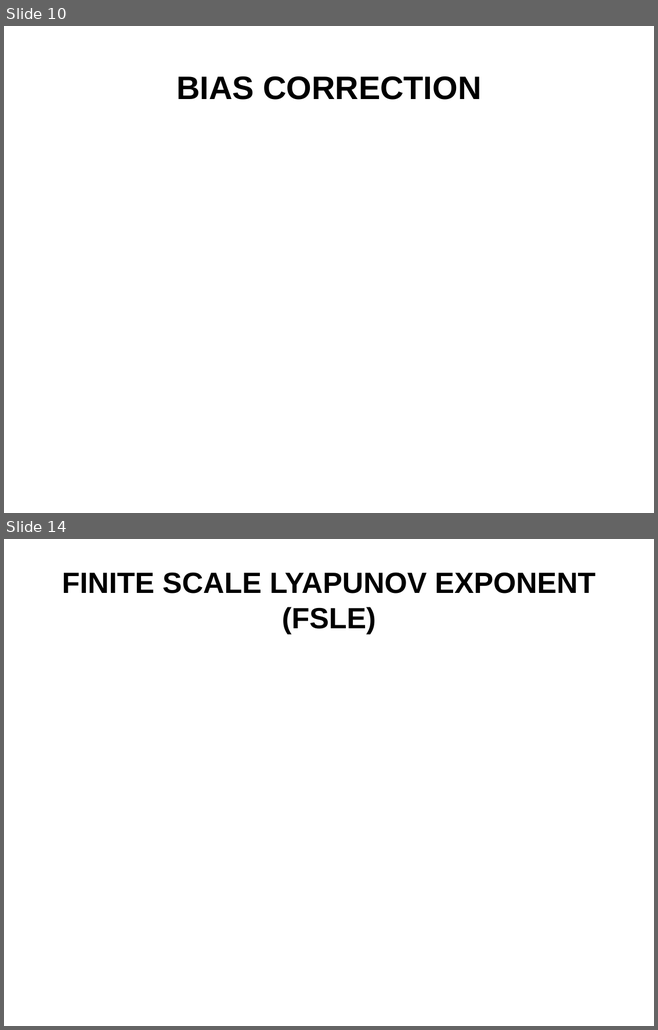
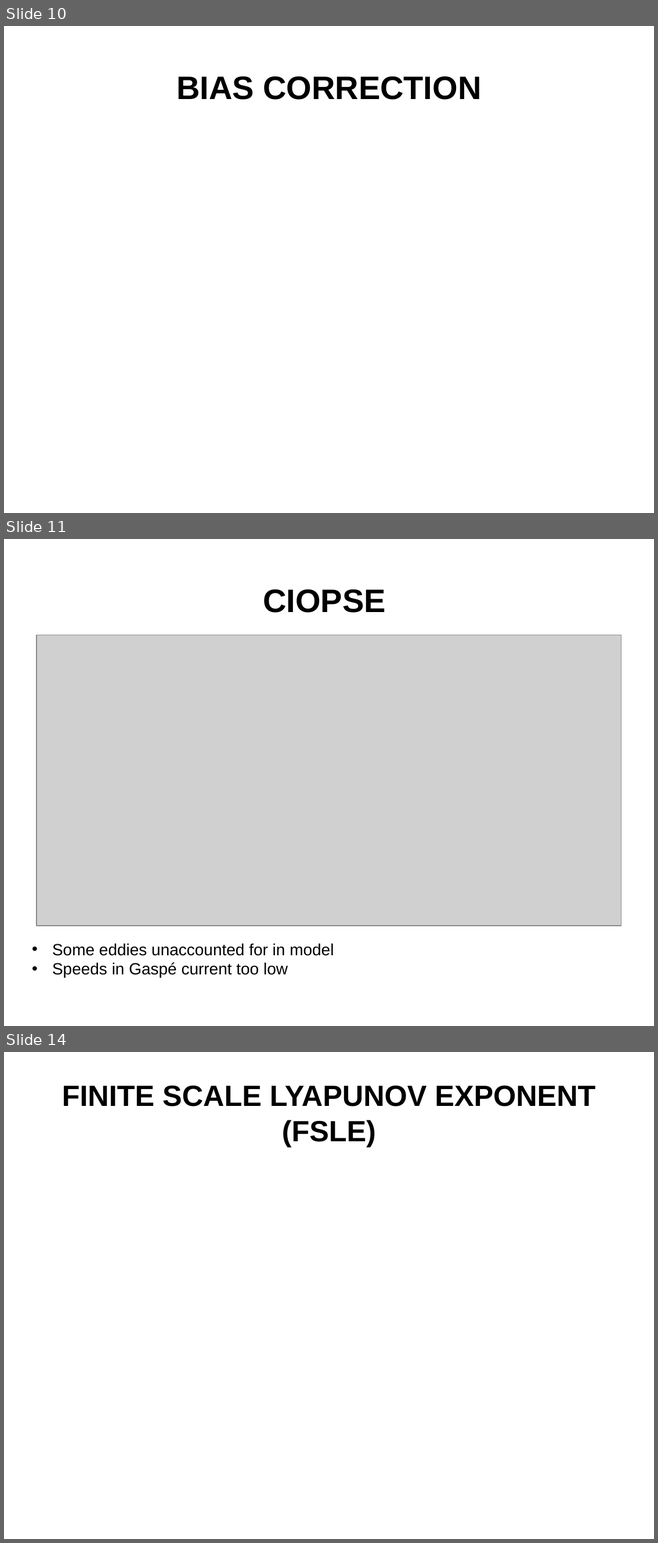
Before and after one commit to nsoontie/velocity-error, a slide deck: presentations/MOI-CONCEPTS-2021/Soontiens_Sutherland_drift_DFO-MOI.pptx. Shown one above the other, each under a label of ours: slides 10 and 14 before the commit, slides 10, 11 and 14 after it; the slides between them are not shown. The pictures are 658x1030 and 658x1543 pixels, drawn with LibreOffice and Linux fonts; fonts in the diff are those of the drawing; grey boxes stand for pictures; background and template pictures are left out. Boxes give left, top, right and bottom in pixels: in the first picture for what was removed or moved away, otherwise in the second. Text is boxed around its words. In the diff, an @@ line names an element or a change of style, - is before the commit and + after.

Commit message:
Added some text to map slides

```diff
--- a/presentations/MOI-CONCEPTS-2021/Soontiens_Sutherland_drift_DFO-MOI.pptx
+++ b/presentations/MOI-CONCEPTS-2021/Soontiens_Sutherland_drift_DFO-MOI.pptx
@@ slide 11 added at [4, 539, 654, 1026], background picture (left out) @@
@@ title added at [263, 589, 385, 613], 36 pt, text #000000, bold @@
+CIOPSE
@@ picture added at [36, 635, 621, 925] @@
@@ text added at [52, 943, 333, 977], 18 pt, text #000000 @@
+• Some eddies unaccounted for in model
+• Speeds in Gaspé current too low
```
Also in this commit, not shown: 1 slide changed, 1 other slide added, 2 slides removed.
